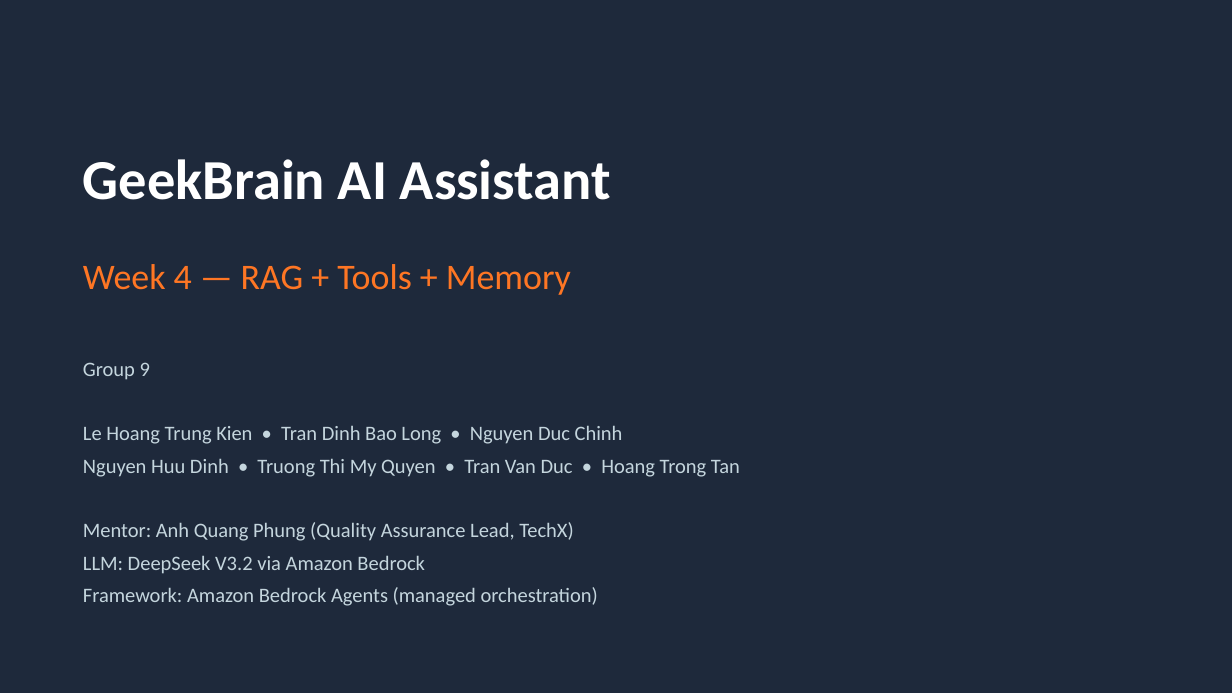
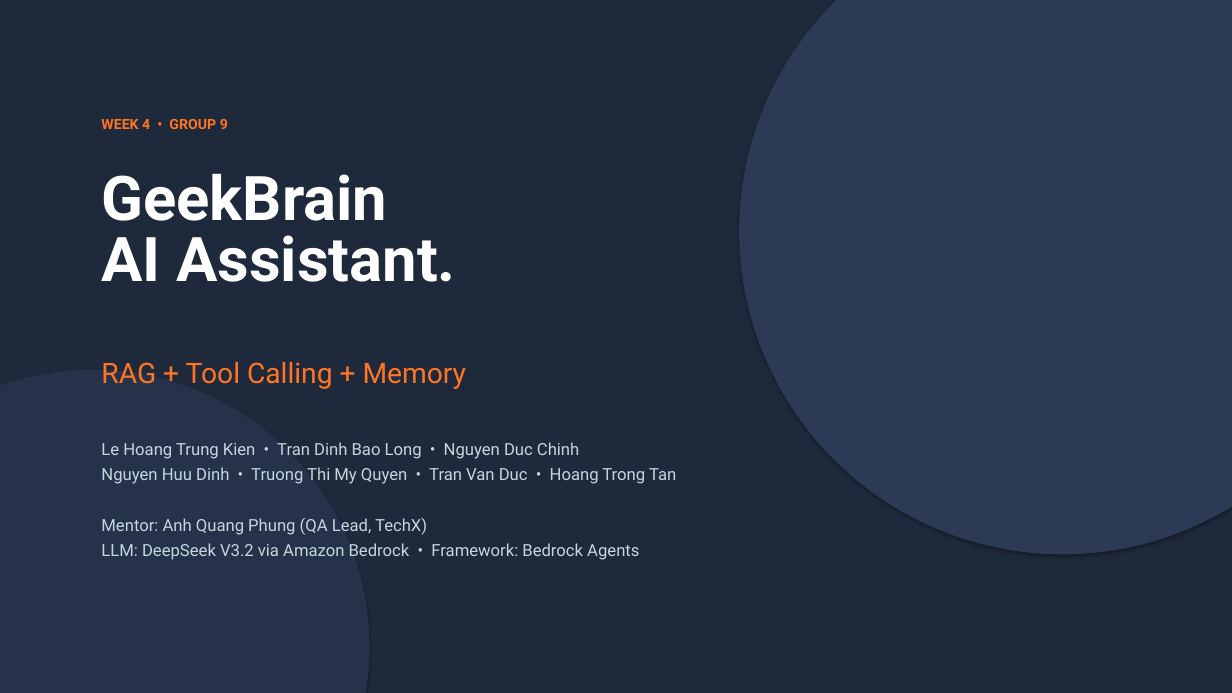
Before and after one commit to NguyenHuuDinh135/G9-W4, a slide deck: slide 1 of slides/W4_presentation.pptx. Drawn at 1232x693 pixels with LibreOffice and Linux fonts; fonts in the diff are those of the drawing. Boxes give left, top, right and bottom in pixels: in the first picture for what was removed or moved away, otherwise in the second. Text is boxed around its words. In the diff, an @@ line names an element or a change of style, - is before the commit and + after.

```diff
--- a/slides/W4_presentation.pptx
+++ b/slides/W4_presentation.pptx
@@ ellipse added at <box>739,0,1232,555</box>, fill #2D3A55 @@
@@ text added at <box>101,119,228,129</box>, 11 pt, text #FE7624, bold @@
+WEEK 4 • GROUP 9
@@ text at <box>101,173,456,282</box>: text changed; size 44 to 48 pt; font Calibri to Roboto @@
-GeekBrain AI Assistant
+GeekBrain
+AI Assistant.
@@ text removed at <box>83,264,571,295</box> @@
-Week 4 — RAG + Tools + Memory
@@ ellipse added at <box>0,370,370,693</box>, fill #25324A @@
@@ text at <box>83,362,150,380</box>: paragraph removed @@
-Group 9
@@ text added at <box>101,362,466,389</box>, 22 pt, text #FE7624 @@
+RAG + Tool Calling + Memory
@@ text "Le Hoang Trung Kien • ...": place and size @@
-text "Le Hoang Trung Kien • ..." at <box>83,362,740,606</box>
+text "Le Hoang Trung Kien • ..." at <box>101,442,676,560</box>
@@ text at <box>101,442,676,484</box>: size 16 to 13 pt, font Calibri to Roboto in "Le Hoang Trung Kien • Tran Dinh ...", "Nguyen Huu Dinh • Truong Thi My ..."; less space between paragraphs @@
@@ text at <box>101,518,639,560</box>: text changed; size 16 to 13 pt; font Calibri to Roboto @@
-Mentor: Anh Quang Phung (Quality Assurance Lead, TechX)
-LLM: DeepSeek V3.2 via Amazon Bedrock
-Framework: Amazon Bedrock Agents (managed orchestration)
+Mentor: Anh Quang Phung (QA Lead, TechX)
+LLM: DeepSeek V3.2 via Amazon Bedrock • Framework: Bedrock Agents
```
Also in this commit, not shown: 13 other slides changed, 2 slides added, 1 other file.
